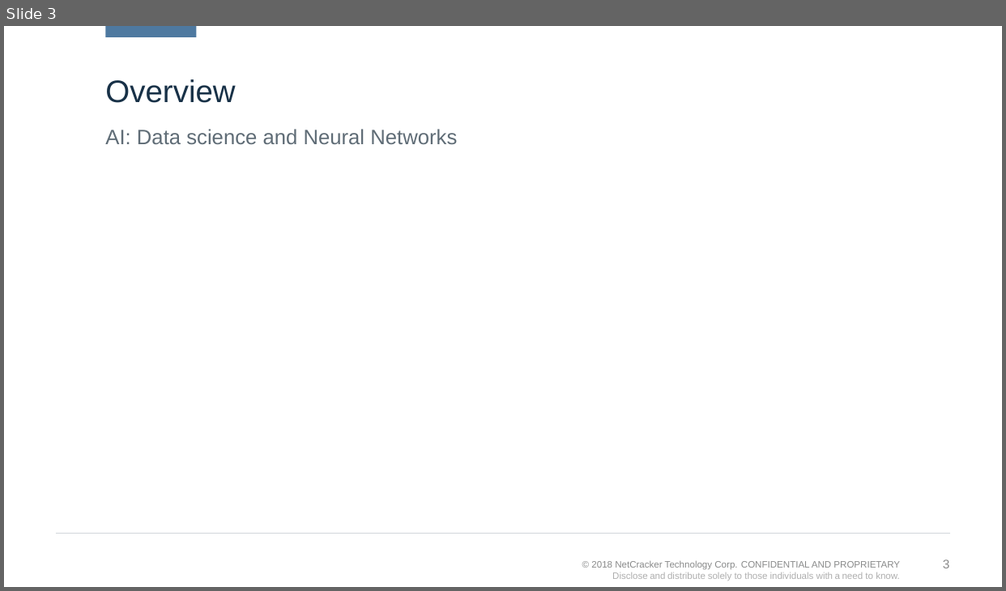
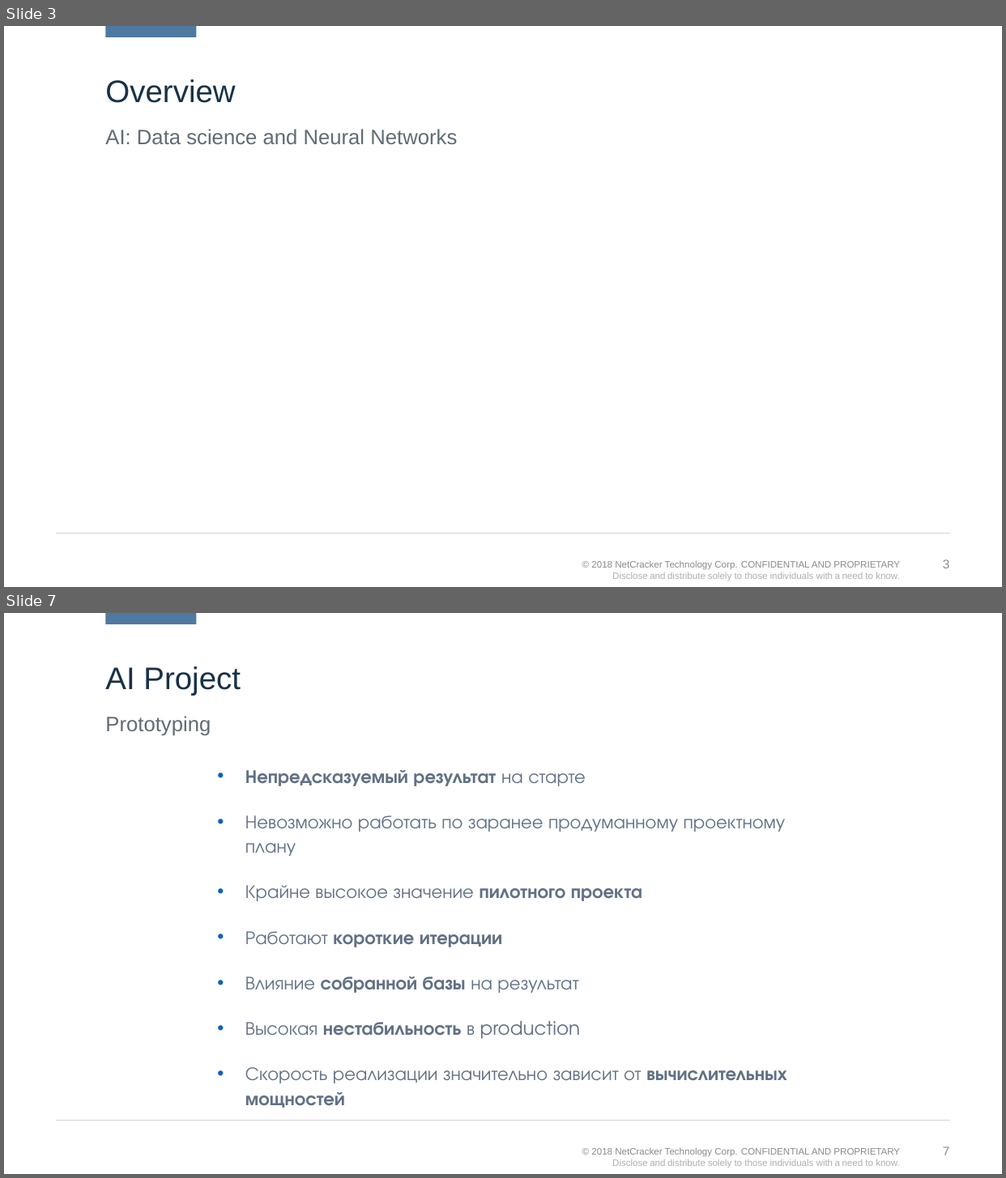
Before and after one commit to kvoloshenko/CLA, a slide deck: CLA_AI_01.pptx. Shown one above the other, each under a label of ours: slide 3 before the commit, slides 3 and 7 after it; the slides between them are not shown. The pictures are 1006x591 and 1006x1178 pixels, drawn with LibreOffice and Linux fonts; fonts in the diff are those of the drawing; background and template pictures are left out. Boxes give left, top, right and bottom in pixels: in the first picture for what was removed or moved away, otherwise in the second. Text is boxed around its words. In the diff, an @@ line names an element or a change of style, - is before the commit and + after.

```diff
--- a/CLA_AI_01.pptx
+++ b/CLA_AI_01.pptx
@@ slide 7 added at [4, 613, 1002, 1174], background #FFFFFF; not listed: 4 template elements that a slide beside it also shows @@
@@ title added at [105, 666, 241, 696], 30 pt, text #183147 @@
+AI Project
@@ text added at [105, 716, 211, 736], 20 pt, text #5F6C76 @@
+Prototyping
@@ text added at [245, 770, 786, 1108], 18 pt, text #617085 @@
+• Непредсказуемый результат на старте
+• Невозможно работать по заранее продуманному проектному плану
+• Крайне высокое значение пилотного проекта
+• Работают короткие итерации
+• Влияние собранной базы на результат
+• Высокая нестабильность в production
+• Скорость реализации значительно зависит от вычислительных мощностей
```
Also in this commit, not shown: 1 slide changed, 5 other slides added, 2 slides removed.
